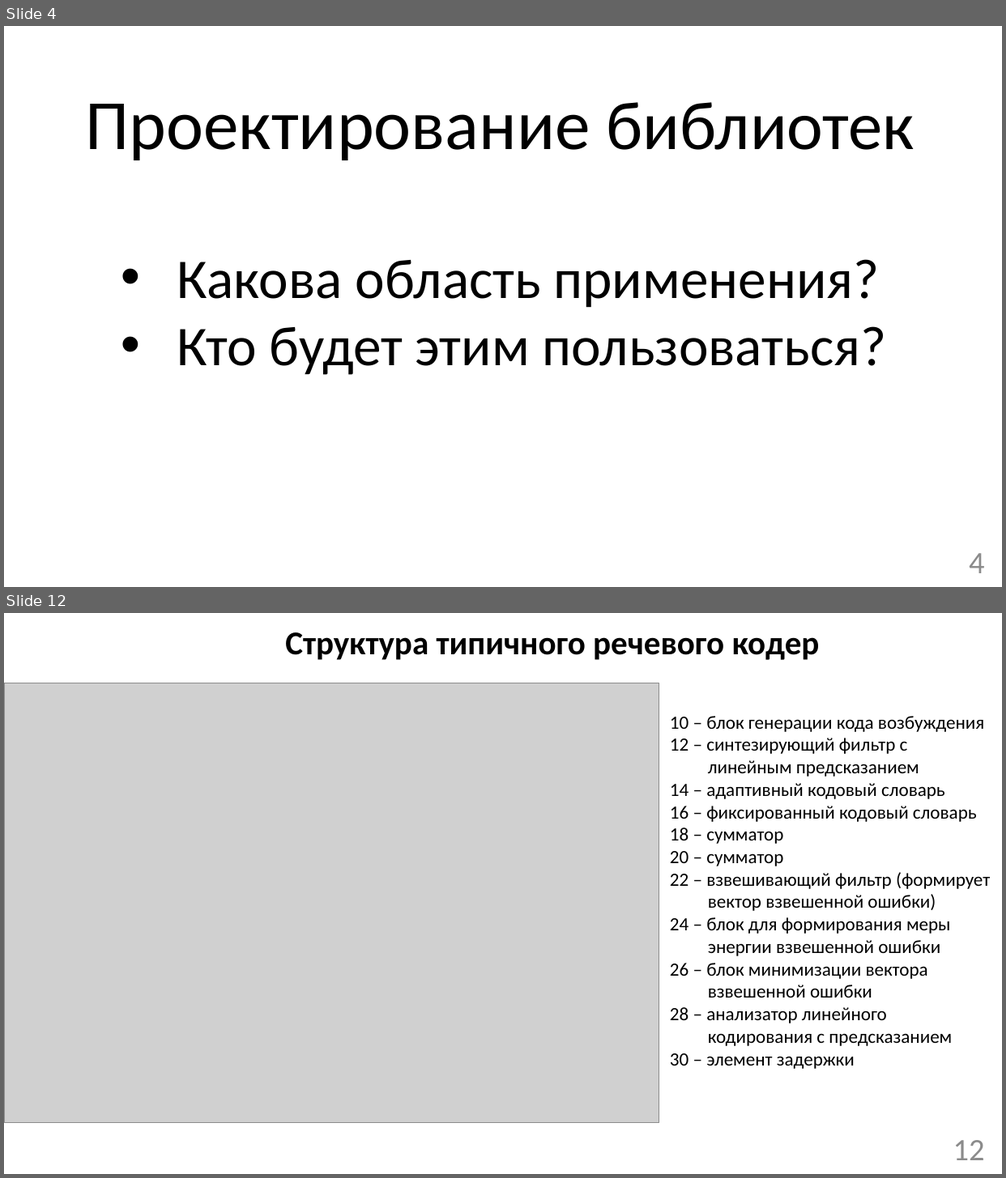
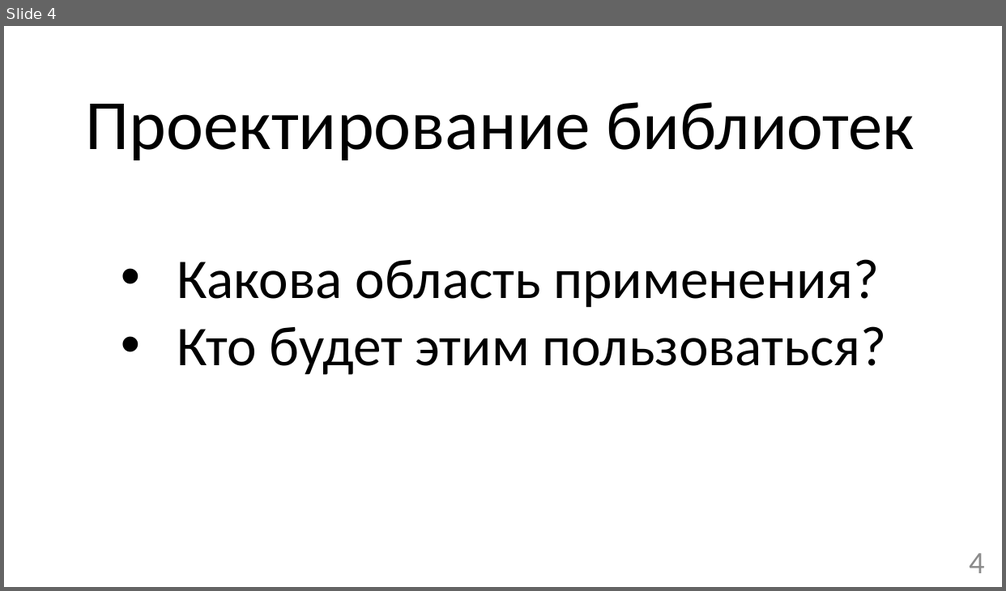
Before and after one commit to mrAdiy/rmsc_bak, a slide deck: Презентация бакалаврской SPEECH.pptx. Shown one above the other, each under a label of ours: slides 4 and 12 before the commit, slide 4 after it; the slides between them are not shown. The pictures are 1006x1178 and 1006x591 pixels, drawn with LibreOffice and Linux fonts; fonts in the diff are those of the drawing; grey boxes stand for pictures. Boxes give left, top, right and bottom in pixels: in the first picture for what was removed or moved away, otherwise in the second. Text is boxed around its words. In the diff, an @@ line names an element or a change of style, - is before the commit and + after.

```diff
--- a/Презентация бакалаврской SPEECH.pptx
+++ b/Презентация бакалаврской SPEECH.pptx
@@ slide 12 removed at (4, 613, 1002, 1174), background #FFFFFF @@
@@ text removed at (285, 632, 820, 660) @@
-Структура типичного речевого кодер
@@ picture removed at (4, 683, 659, 1123) @@
@@ text removed at (670, 716, 990, 1069) @@
-10 – блок генерации кода возбуждения
-12 – синтезирующий фильтр с
-линейным предсказанием
-14 – адаптивный кодовый словарь
-16 – фиксированный кодовый словарь
-18 – сумматор
-20 – сумматор
-22 – взвешивающий фильтр (формирует
-вектор взвешенной ошибки)
-24 – блок для формирования меры
-энергии взвешенной ошибки
-26 – блок минимизации вектора
-взвешенной ошибки
-28 – анализатор линейного
-кодирования с предсказанием
-30 – элемент задержки
@@ page number removed at (953, 1140, 985, 1161) @@
-12
```
Also in this commit, not shown: 8 slides changed, 4 slides added, 7 other slides removed, 1 other file.
